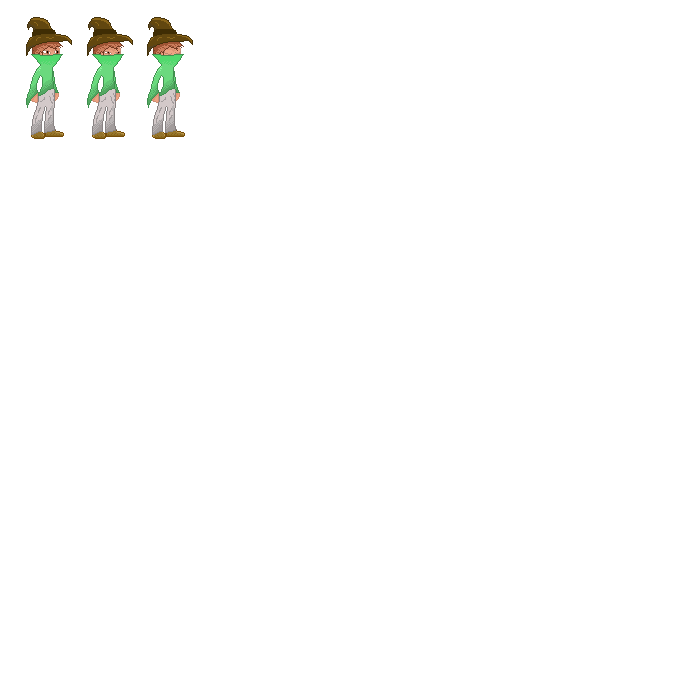
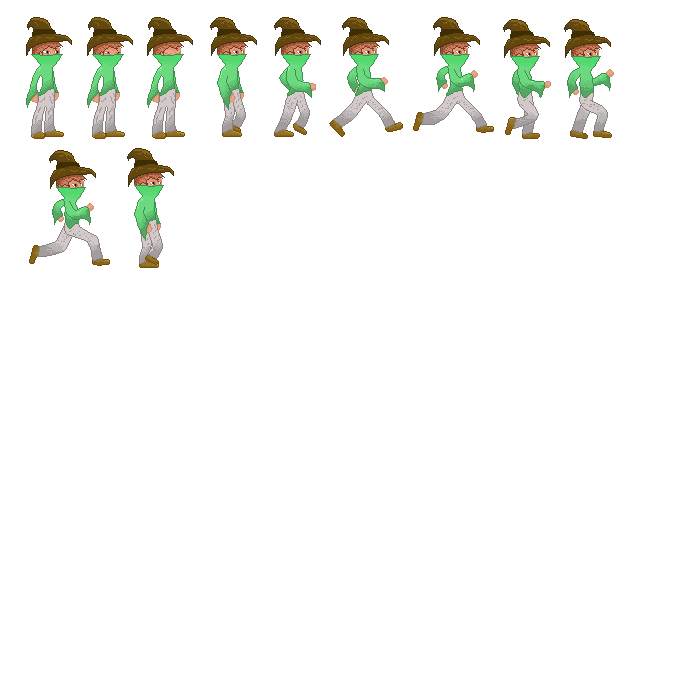
Layered file, before and after one edit (700 × 700). Changes by layer:
added layer "Layer 9" above "Layer 8" over [127, 148, 174, 268]
added layer "Layer 8" above "Layer 7" over [29, 150, 110, 266]
added layer "Layer 7" above "Layer 6" over [564, 19, 614, 139]
added layer "Layer 6" above "Layer 5" over [503, 19, 551, 139]
added layer "Layer 5" above "Layer 4" over [413, 17, 494, 133]
added layer "Layer 4" above "Layer 3" over [329, 17, 403, 137]
added layer "Layer 3" above "Layer 2" over [274, 17, 321, 137]
added layer "Layer 2" above "Layer 31 copy 3" over [210, 17, 257, 137]
